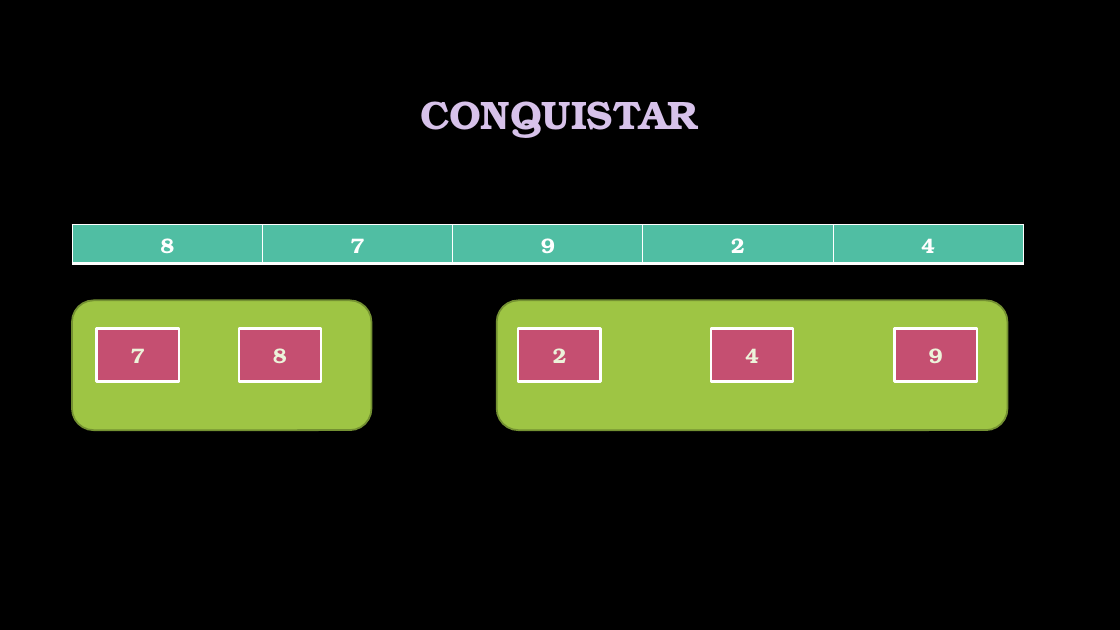
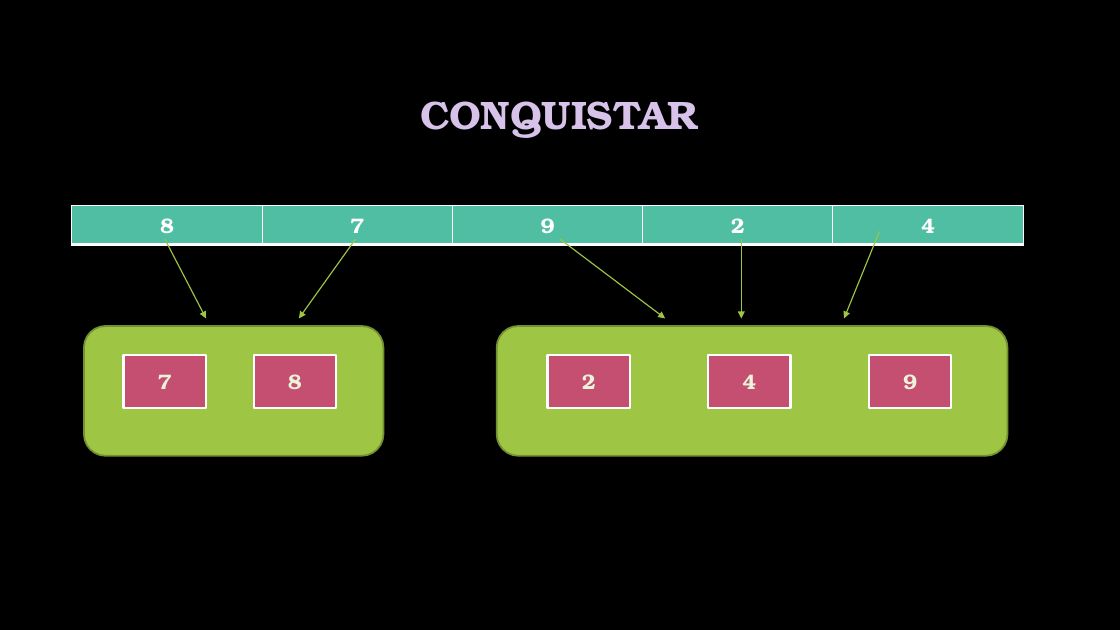
Before and after one commit to LUIS71913667/expo_bichota, a slide deck: slide 5 of bichota_exponiendo.pptx. Drawn at 1120x630 pixels with LibreOffice and Linux fonts; fonts in the diff are those of the drawing; background and template pictures are left out. Boxes give left, top, right and bottom in pixels: in the first picture for what was removed or moved away, otherwise in the second. Text is boxed around its words. In the diff, an @@ line names an element or a change of style, - is before the commit and + after.

```diff
--- a/bichota_exponiendo.pptx
+++ b/bichota_exponiendo.pptx
@@ table: place and size @@
-table at bbox=[72, 225, 1022, 260]
+table at bbox=[72, 205, 1022, 239]
@@ group added at bbox=[165, 232, 880, 318]: 5 arrows @@
@@ rounded rectangle: place and size @@
-rounded rectangle at bbox=[72, 301, 372, 431]
+rounded rectangle at bbox=[84, 326, 384, 456]
@@ rounded rectangle: place and size @@
-rounded rectangle at bbox=[497, 301, 1007, 431]
+rounded rectangle at bbox=[497, 326, 1007, 456]
@@ rectangle "7": place and size @@
-rectangle "7" at bbox=[97, 329, 179, 381]
+rectangle "7" at bbox=[124, 355, 206, 408]
@@ rectangle "8": place and size @@
-rectangle "8" at bbox=[239, 329, 321, 381]
+rectangle "8" at bbox=[254, 355, 336, 408]
@@ rectangle "2": place and size @@
-rectangle "2" at bbox=[518, 329, 601, 381]
+rectangle "2" at bbox=[548, 355, 630, 408]
@@ rectangle "4": place and size @@
-rectangle "4" at bbox=[711, 329, 793, 381]
+rectangle "4" at bbox=[708, 355, 791, 408]
@@ rectangle "9": place and size @@
-rectangle "9" at bbox=[895, 329, 977, 381]
+rectangle "9" at bbox=[869, 355, 951, 408]
```
Also in this commit, not shown: 1 other slide changed, 1 slide added, 1 slide removed.
